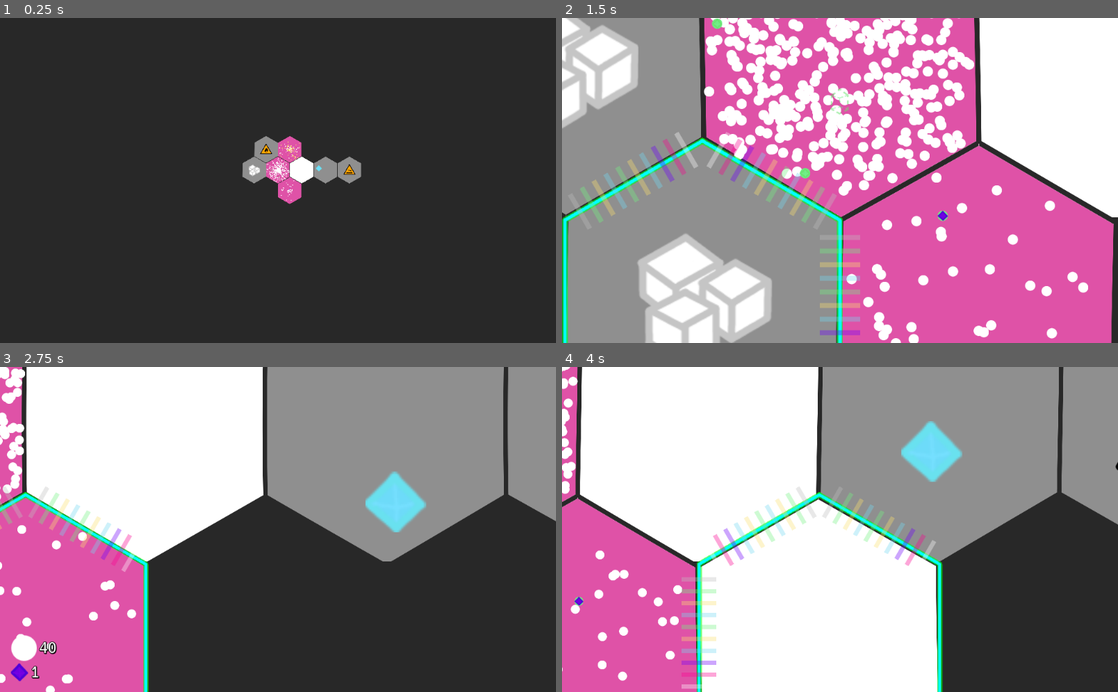
Above: before the commit, frames 1-4 (two rows, left to right).
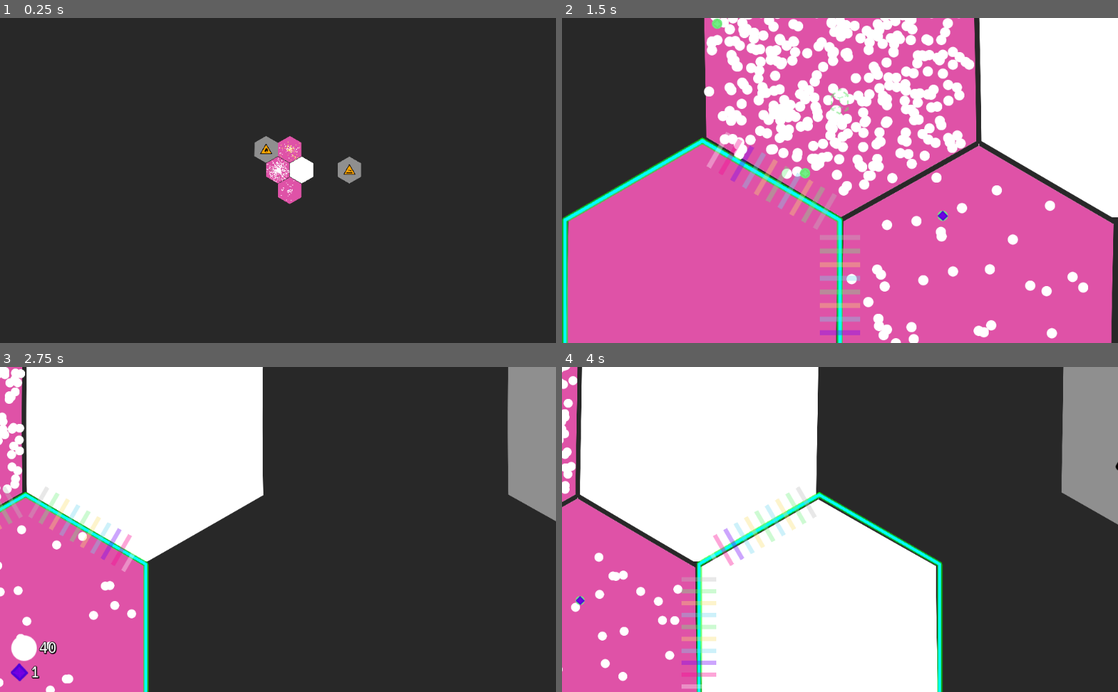
Above: after the commit, the same moments.

Repository: tobyp/hackathon2020
Game: Godot game, scene res://main.tscn
Same seed, same stepped clock (60 frames per second), same inputs: the game is played once before the commit and once after it.
Inputs (mouse positions are in pixels of both pictures, inside the frame that each line leads up to):
- Up to frame 1 (0.25 s): no input
- Up to frame 2 (1.5 s): tap Enter at 0.5 s; drag from (840, 167) to (895, 109) at 0.52 s; drag from (728, 278) to (812, 245) at 1.27 s
- Up to frame 3 (2.75 s): move the mouse to (400, 636) at 2.02 s; hold D from 2.03 s (still down); click (400, 636) at 2.17 s
- Up to frame 4 (4 s): release D at 2.75 s; drag from (706, 425) to (673, 480) at 2.77 s; drag from (817, 633) to (867, 529) at 3.52 s

The runs differ from the first frame. In frame 1, 0.5% of the frame differs, in the area x 43-61%, y 42-52%; in frame 2, 37%, in the area x 0-89%, y 0-100%; in frame 3, 22%; in frame 4, 22%.
Error after the commit: Invalid call. Nonexistent function 'particle_type_resource_output_type' in base 'Node (rules.gd)'. (res://cells/cell.gd:43)

Commit message:
Make recipe output constraints a bit more generic

Diff:
--- a/cells/cell.gd
+++ b/cells/cell.gd
@@ -40,7 +40,7 @@
 func init_resource(resource_particle: int, anti_biomass: bool = 0.0):
 	self.set_toxin(Globals.ToxinType.ANTI_BIOMASS, anti_biomass)  # otherwise all transporters die on entry
 	self.set_input_allowed([Globals.ParticleType.PROTEIN_TRANSPORTER])  # otherwise particles get trapped
-	self.set_output_allowed([Rules.particle_type_resource_output(resource_particle)])
+	self.set_output_allowed([Rules.particle_type_resource_output_type(resource_particle)])
 	self.add_particles(resource_particle, 1)
 	_set_type(Globals.CellType.RESOURCE)
 
@@ -451,7 +451,7 @@
 
 func _process_recipes(delta):
 	var buttonContainer = $RecipeButtons/Container
-	var recipes = Recipe.matches(particle_counts)
+	var recipes = Recipe.matches(self)
 	for c in buttonContainer.get_children():
 		var found = false
 		var i = 0
--- a/cells/recipe.gd
+++ b/cells/recipe.gd
@@ -6,12 +6,11 @@
 var automatic: bool
 # Cooldown of the recipe in seconds
 var cooldown: float
-var _output_has_factory: bool = false
 
-static func matches(particle_counts: Dictionary) -> Array:
+static func matches(cell) -> Array:
 	var rs = []
 	for r in Rules.ALL_RECIPES:
-		if r.recipe_matches(particle_counts):
+		if r.recipe_matches(cell):
 			rs.push_back(r)
 	return rs
 
@@ -21,19 +20,15 @@
 	self.catalysators = catalysators
 	self.automatic = auto
 	self.cooldown = cooldown
-	for t in outputs:
-		if Rules.particle_type_is_factory(t):
-			_output_has_factory = true
-			break
 
-func recipe_matches(particle_counts: Dictionary) -> bool:
+func recipe_matches(cell) -> bool:
 	for t in Globals.ParticleType.values():
-		if inputs.has(t) and particle_counts.get(t, 0) < inputs[t]:
+		if inputs.has(t) and cell.particle_counts.get(t, 0) < inputs[t]:
 			return false
-		if catalysators.has(t) and particle_counts.get(t, 0) < catalysators[t]:
+		if catalysators.has(t) and cell.particle_counts.get(t, 0) < catalysators[t]:
 			return false
 		# Only one factory type per cell is allowed
-		if _output_has_factory and Rules.particle_type_is_factory(t) and !outputs.has(t) and particle_counts.get(t, 0) > 0:
+		if outputs.has(t) and not Rules.particle_type_craft_allowed_in_cell(t, cell):
 			return false
 	return true
 
--- a/rules.gd
+++ b/rules.gd
@@ -193,6 +193,21 @@
 		Globals.ParticleType.POISON_ALCOHOL, Globals.ParticleType.POISON_LYE, Globals.ParticleType.POISON_PLUTONIUM:
 			return true
 	return false
+static func particle_type_craft_allowed_in_cell(particle: int, cell: Cell) -> bool:
+	if particle_type_is_factory(particle):
+		var present_factory_types = []
+		for type in Globals.ParticleType.values():
+			if particle_type_is_factory(type) and cell.particle_counts.get(type, 0) > 0:
+				present_factory_types.append(type)
+		if not present_factory_types.has(particle):
+			present_factory_types.append(particle)
+		present_factory_types.sort()
+		if present_factory_types.size() > 1 and not present_factory_types != [Globals.ParticleType.QUEEN, Globals.ParticleType.PRO_QUEEN]:
+			return false
+		return true
+	elif particle_type_is_resource(particle) or particle_type_is_toxin(particle):
+		return false
+	return true
 
 static func particle_type_resource_output(particle: int) -> int:
 	match particle:
